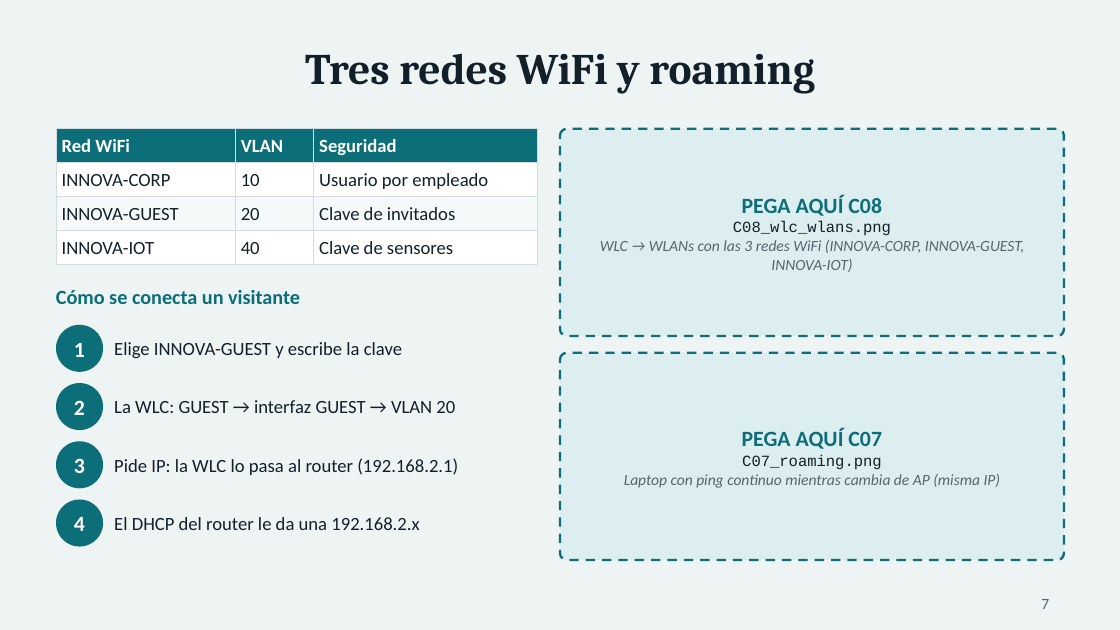
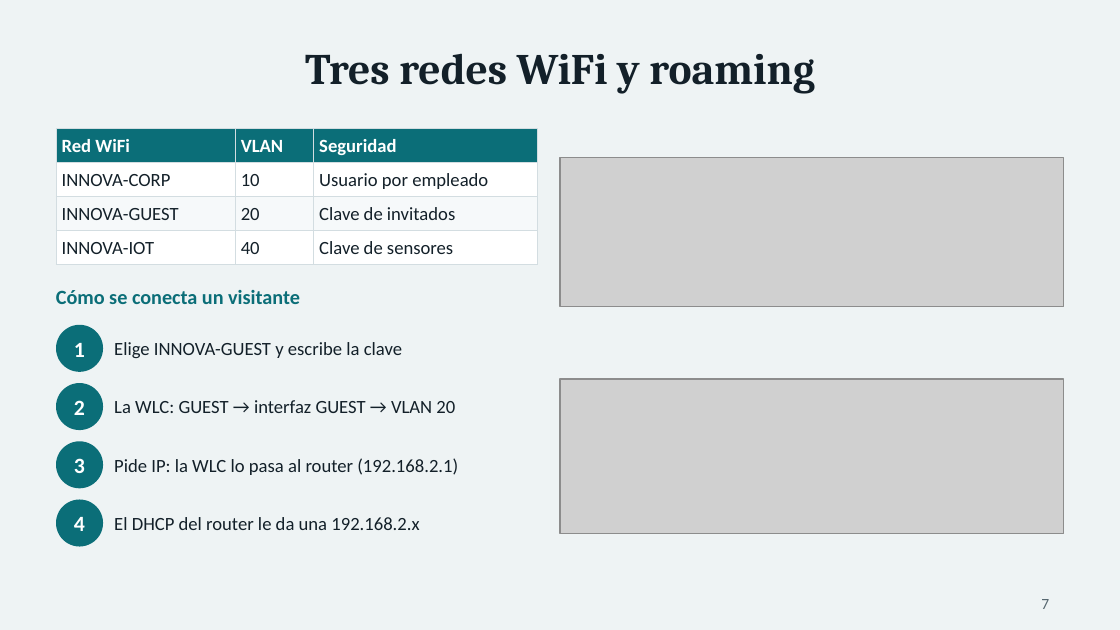
Before and after one commit to USX22/inalambricreds2, a slide deck: slide 7 of entregables/Presentacion_InnovaLogistics.pptx. Drawn at 1120x630 pixels with LibreOffice and Linux fonts; fonts in the diff are those of the drawing; grey boxes stand for pictures. Boxes give left, top, right and bottom in pixels: in the first picture for what was removed or moved away, otherwise in the second. Text is boxed around its words. In the diff, an @@ line names an element or a change of style, - is before the commit and + after.

```diff
--- a/entregables/Presentacion_InnovaLogistics.pptx
+++ b/entregables/Presentacion_InnovaLogistics.pptx
@@ rounded rectangle removed at [560, 129, 1064, 336] @@
@@ picture added at [560, 158, 1064, 307] @@
@@ text removed at [600, 194, 1024, 272] @@
-PEGA AQUÍ C08
-C08_wlc_wlans.png
-WLC → WLANs con las 3 redes WiFi (INNOVA-CORP, INNOVA-GUEST, INNOVA-IOT)
@@ rounded rectangle removed at [560, 353, 1064, 560] @@
@@ picture added at [560, 380, 1064, 534] @@
@@ text removed at [624, 428, 1001, 488] @@
-PEGA AQUÍ C07
-C07_roaming.png
-Laptop con ping continuo mientras cambia de AP (misma IP)
```
Also in this commit, not shown: 3 other slides changed, 15 other files.
